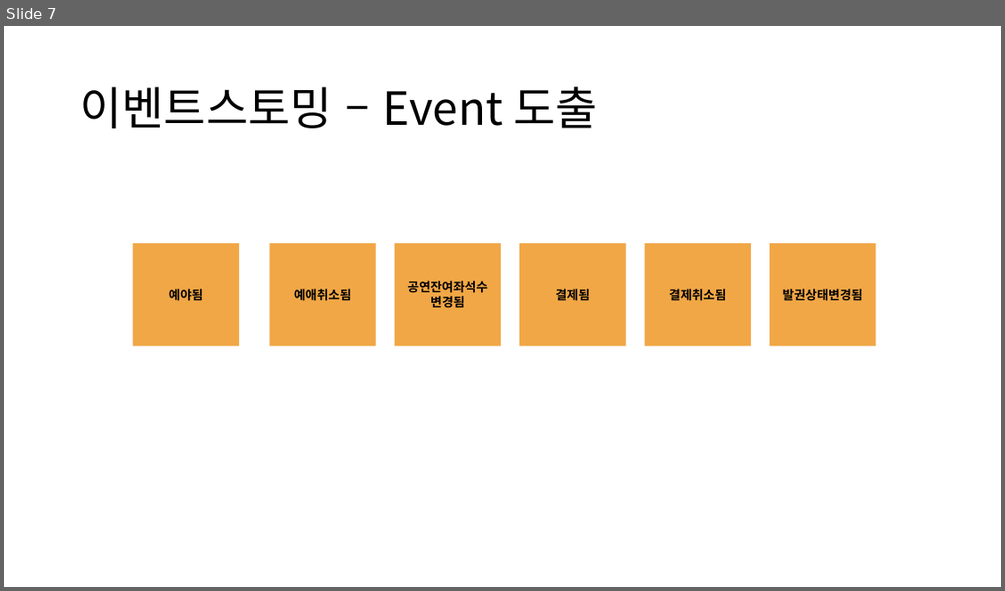
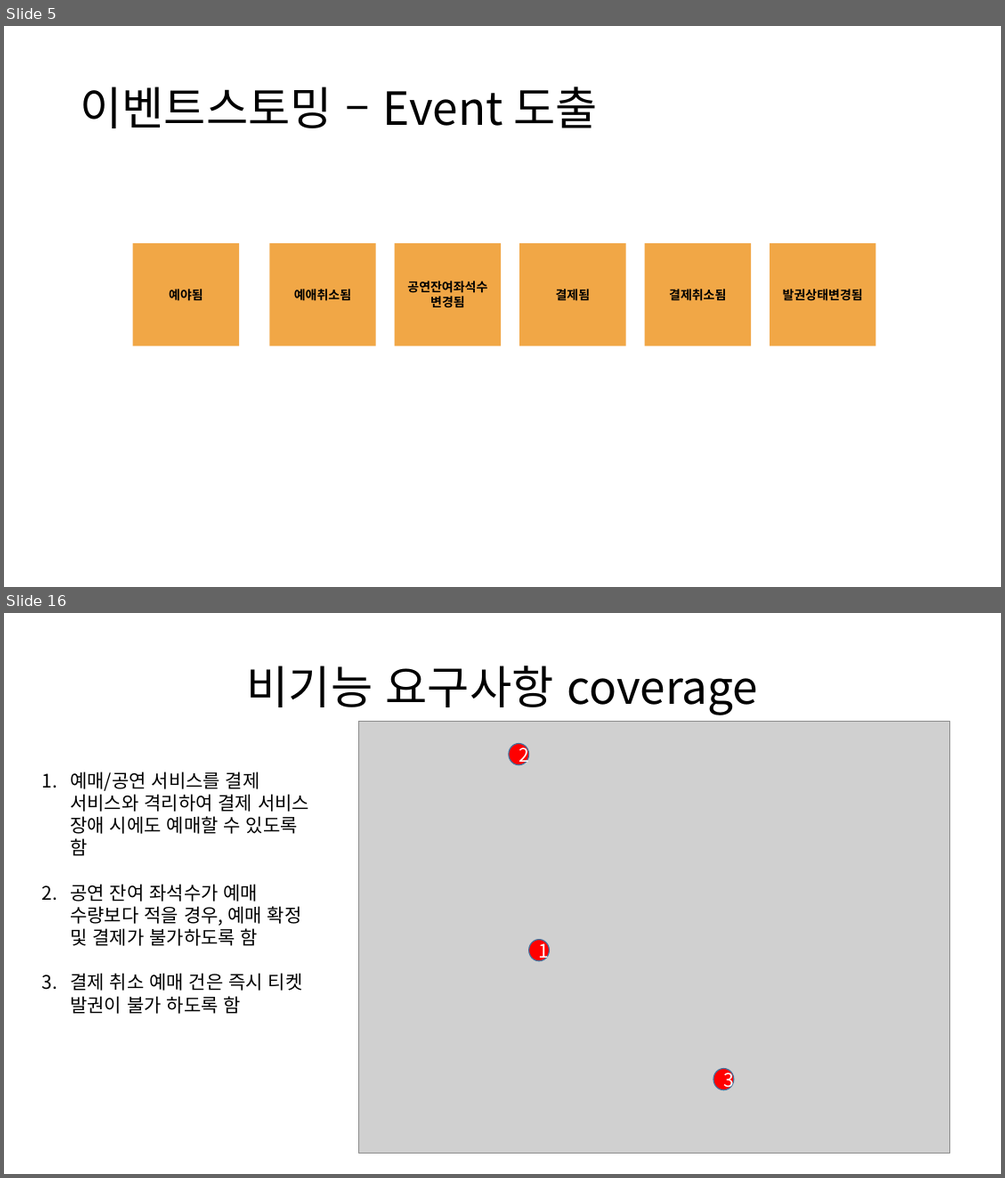
Before and after one commit to rudal13/teamBooking, a slide deck: 실무테스트 sheet.pptx. Shown one above the other, each under a label of ours: slide 7 before the commit, slides 5 and 16 after it; the slides between them are not shown. The pictures are 1005x591 and 1005x1178 pixels, drawn with LibreOffice and Linux fonts; fonts in the diff are those of the drawing; grey boxes stand for pictures. Boxes give left, top, right and bottom in pixels: in the first picture for what was removed or moved away, otherwise in the second. Text is boxed around its words. In the diff, an @@ line names an element or a change of style, - is before the commit and + after.

```diff
--- a/실무테스트 sheet.pptx
+++ b/실무테스트 sheet.pptx
@@ slide 16 added at [4,613,1001,1174], background #FFFFFF @@
@@ text added at [247,666,758,715], 44 pt, text #000000 @@
+비기능 요구사항 coverage
@@ picture added at [358,722,950,1153] @@
@@ ellipse added at [509,743,529,765], fill #FF0000, outline #43739E 1 pt, 18 pt, text #FFFFFF @@
+2
@@ text added at [70,771,309,1013], 18 pt, text #000000 @@
+1. 예매/공연 서비스를 결제 서비스와 격리하여 결제 서비스 장애 시에도 예매할 수 있도록 함
+2. 공연 잔여 좌석수가 예매 수량보다 적을 경우, 예매 확정 및 결제가 불가하도록 함
+3. 결제 취소 예매 건은 즉시 티켓 발권이 불가 하도록 함
@@ ellipse added at [529,939,550,961], fill #FF0000, outline #43739E 1 pt, 18 pt, text #FFFFFF @@
+1
@@ ellipse added at [713,1069,734,1090], fill #FF0000, outline #43739E 1 pt, 18 pt, text #FFFFFF @@
+3
@@ what was slide 7 is now slide 5 @@
```
Also in this commit, not shown: 7 slides changed, 6 other slides added, 16 slides removed.
